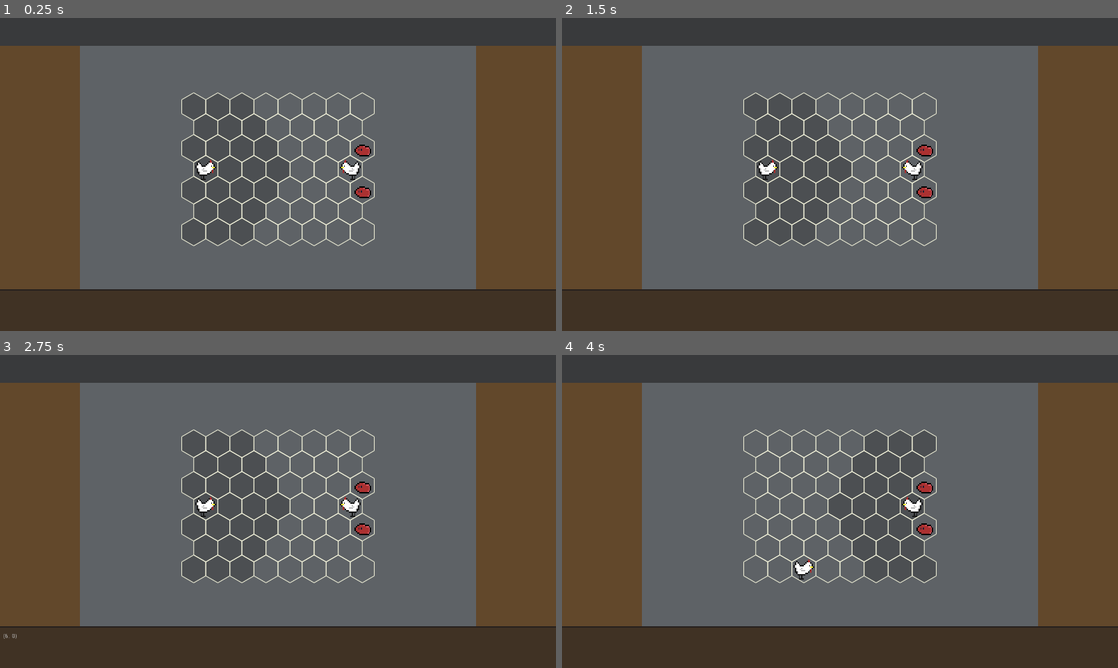
Above: before the commit, frames 1-4 (two rows, left to right).
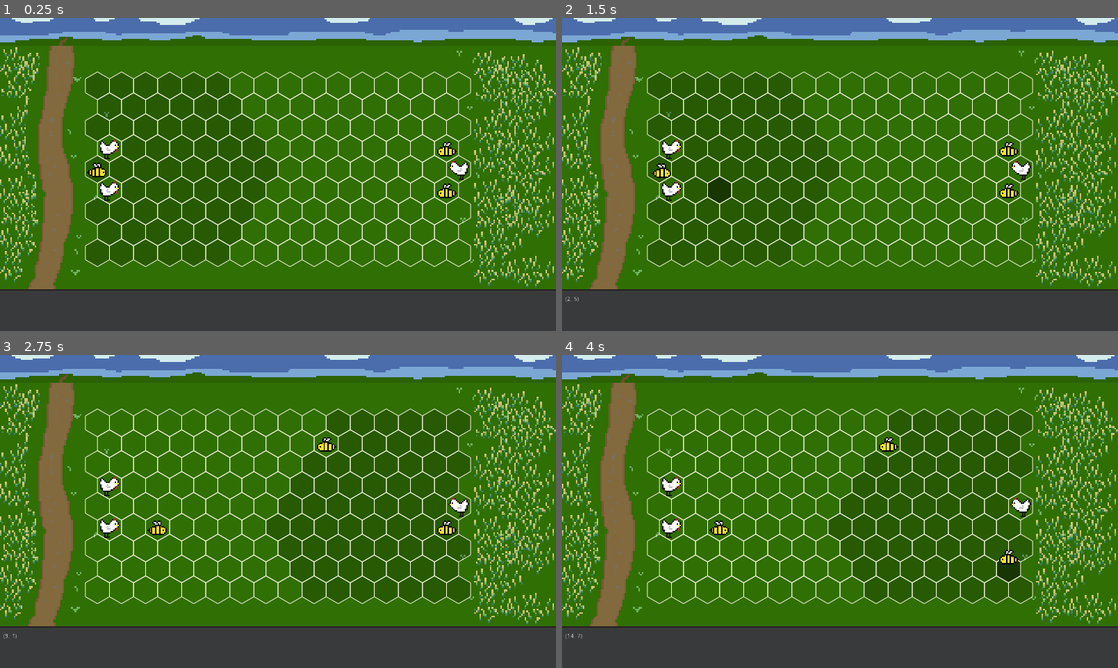
Above: after the commit, the same moments.

Repository: jerome-ceccato/HommLite
Game: Godot game, scene res://combat/CombatScene.tscn
Two runs of this game, one before a commit and one after it. Both use one fixed random seed, a clock stepped at 60 frames per second and the inputs below.
Inputs (mouse positions are in pixels of both pictures, inside the frame that each line leads up to):
- Up to frame 1 (0.25 s): no input
- Up to frame 2 (1.5 s): tap Enter at 0.5 s; move the mouse to (962, 158) at 0.52 s; tap Shift at 0.6, 1.35 s; click (962, 158) at 0.67 s; tap Space at 1.25 s; move the mouse to (728, 190) at 1.27 s; click (728, 190) at 1.42 s
- Up to frame 3 (2.75 s): move the mouse to (333, 442) at 2.02 s; tap Shift at 2.1 s; click (333, 442) at 2.17 s
- Up to frame 4 (4 s): move the mouse to (812, 574) at 2.77 s; tap Shift at 2.85, 3.6 s; click (812, 574) at 2.92 s; move the mouse to (1006, 558) at 3.52 s; click (1006, 558) at 3.67 s

The runs differ from the first frame. In frame 1, 86% of the frame differs, in the area x 0-100%, y 0-87%; in frame 2, 86%, in the area x 0-100%, y 0-91%; in frame 3, 86%; in frame 4, 86%.

Commit message:
Moved units into their own scene

Diff:
--- a/hommlite/assets/combat/active_outline.shader
+++ b/hommlite/assets/combat/active_outline.shader
@@ -1,31 +1,34 @@
 shader_type canvas_item;
 render_mode unshaded;
 
-uniform bool Smooth = true;
+uniform bool enabled = false;
+uniform bool is_smooth = true;
 uniform float width : hint_range(0.0, 16) = 1.0;
 uniform vec4 outline_color : hint_color = vec4(0.0, 0.0, 0.0, 1.0);
 uniform int pixel_size : hint_range(1, 10) = 4;
 
 void fragment()
 {
-	vec2 unit = (1.0/float(pixel_size) ) / vec2(textureSize(TEXTURE, 0));
 	vec4 pixel_color = texture(TEXTURE, UV);
-	if (pixel_color.a == 0.0) {
-		pixel_color = outline_color;
-		pixel_color.a = 0.0;
-		for (float x = -ceil(width); x <= ceil(width); x++) {
-			for (float y = -ceil(width); y <= ceil(width); y++) {
-				if (texture(TEXTURE, UV + vec2(x*unit.x, y*unit.y)).a == 0.0 || (x==0.0 && y==0.0)) {
-					continue;
-				}
-				if (Smooth) {
-					pixel_color.a += outline_color.a / (pow(x,2)+pow(y,2)) * (1.0-pow(2.0, -width));
-					if (pixel_color.a > 1.0) {
-						pixel_color.a = 1.0;
+	if (enabled) {
+		vec2 unit = (1.0/float(pixel_size) ) / vec2(textureSize(TEXTURE, 0));
+		if (pixel_color.a == 0.0) {
+			pixel_color = outline_color;
+			pixel_color.a = 0.0;
+			for (float x = -ceil(width); x <= ceil(width); x++) {
+				for (float y = -ceil(width); y <= ceil(width); y++) {
+					if (texture(TEXTURE, UV + vec2(x*unit.x, y*unit.y)).a == 0.0 || (x==0.0 && y==0.0)) {
+						continue;
 					}
-				} else {
-					pixel_color.a = outline_color.a;
-					return
+					if (is_smooth) {
+						pixel_color.a += outline_color.a / (pow(x,2)+pow(y,2)) * (1.0-pow(2.0, -width));
+						if (pixel_color.a > 1.0) {
+							pixel_color.a = 1.0;
+						}
+					} else {
+						pixel_color.a = outline_color.a;
+						return
+					}
 				}
 			}
 		}
--- a/hommlite/combat/CombatScene.gd
+++ b/hommlite/combat/CombatScene.gd
@@ -12,12 +12,14 @@
 func _ready():
 	left_army = _create_army([
 		UnitFactory.chicken(),
+		UnitFactory.bee(),
+		UnitFactory.chicken(),
 	])
 
 	right_army = _create_army([
-		UnitFactory.blob(),
+		UnitFactory.bee(),
 		UnitFactory.chicken(),
-		UnitFactory.blob(),
+		UnitFactory.bee(),
 	])
 
 	battle.setup_battle(left_army, right_army)
@@ -32,7 +34,7 @@
 		$UI/CombatArea/Grid/ActionGridHover,
 		$UI/CombatArea/Grid/UnitHoverMovementOverlay,
 		$UI/CellLabel,
-		$UI/Cursor
+		$UI/Cursor,
 		]:
 		ui_events.connect("mouse_moved", hover_listener, "_on_UI_mouse_moved")
 
@@ -42,6 +44,7 @@
 	for active_stack_listener in [
 		$UI/CombatArea/Grid/ActiveStackMovementOverlay,
 		$UI/CombatArea/VisibleUnits,
+		$UI/CombatArea/Grid,
 		]:
 		battle_events.connect("active_stack_changed", active_stack_listener, "_on_Battle_active_stack_changed")
 
--- a/hommlite/combat/CombatScene.tscn
+++ b/hommlite/combat/CombatScene.tscn
@@ -3,7 +3,7 @@
 [ext_resource path="res://combat/ui/CombatArea.gd" type="Script" id=1]
 [ext_resource path="res://assets/combat/bg.png" type="Texture" id=2]
 [ext_resource path="res://combat/ui/grid/GridBackground.gd" type="Script" id=3]
-[ext_resource path="res://combat/ui/units/VisibleUnits.gd" type="Script" id=4]
+[ext_resource path="res://combat/ui/stacks/VisibleUnits.gd" type="Script" id=4]
 [ext_resource path="res://combat/ui/UI.gd" type="Script" id=5]
 [ext_resource path="res://combat/CombatScene.gd" type="Script" id=6]
 [ext_resource path="res://combat/logic/Battle.gd" type="Script" id=7]
@@ -32,8 +32,6 @@
 
 [node name="BattleGrid" type="Node" parent="Battle"]
 script = ExtResource( 13 )
-rows = 7
-cols = 7
 
 [node name="BattleQueue" type="Node" parent="Battle"]
 script = ExtResource( 11 )
--- a/hommlite/combat/data/UnitFactory.gd
+++ b/hommlite/combat/data/UnitFactory.gd
@@ -1,9 +1,7 @@
 class_name UnitFactory
-
 
 static func chicken() -> UnitData:
 	return UnitData.new("chicken", 3, 3)
 
-
-static func blob() -> UnitData:
-	return UnitData.new("blob", 2, 2)
+static func bee() -> UnitData:
+	return UnitData.new("bee", 7, 7)
--- a/hommlite/combat/ui/grid/Grid.gd
+++ b/hommlite/combat/ui/grid/Grid.gd
@@ -26,6 +26,10 @@
 	active_stack_overlay.setup(hexgrid, battle)
 
 
+func _on_Battle_active_stack_changed(stack: BattleStack):
+	events.emit_signal("mouse_moved", _get_current_state())
+
+
 func _input(event):
 	if event is InputEventMouseButton:
 		if event.pressed and event.button_index == BUTTON_LEFT:
--- /dev/null
+++ b/hommlite/combat/ui/stacks/StackContainer.gd
@@ -0,0 +1,37 @@
+class_name StackContainer
+extends Node2D
+
+onready var sprite: Sprite = $Sprite
+onready var _tween: Tween = $Tween
+
+var stack: BattleStack
+
+
+func setup_with_stack(_stack: BattleStack):
+	stack = _stack
+	if stack.side == stack.Side.RIGHT:
+		sprite.flip_h = true
+
+
+func set_active(active: bool):
+	sprite.material.set_shader_param("enabled", active)
+
+
+func animate_to_position(pos: Vector2) -> float:
+	var duration = 0.5
+	_tween.interpolate_property(
+		sprite,
+		"position",
+		sprite.position,
+		pos,
+		duration,
+		Tween.TRANS_SINE,
+		Tween.EASE_IN_OUT
+	)
+	_tween.start()
+	return duration
+
+
+func animate_death() -> float:
+	sprite.visible = false
+	return 0.0
--- /dev/null
+++ b/hommlite/combat/ui/stacks/VisibleUnits.gd
@@ -0,0 +1,66 @@
+extends Node2D
+
+var battle: Battle
+var containers: Array # [StackContainer]
+
+var active_container: StackContainer
+
+
+func setup_units(battle: Battle):
+	self.battle = battle
+
+	containers = []
+	for battle_stack in battle.state.all_stacks():
+		containers.append(_load_sprite(battle_stack))
+
+
+func reposition(grid: HexGrid):
+	for container in containers:
+		container.sprite.position = grid.get_cell_at_coords(container.stack.coordinates).center
+
+
+func move_stack(grid: HexGrid, stack: BattleStack) -> float:
+	var container = _container_for_bstack(stack)
+	if container != null:
+		return container.animate_to_position(grid.get_cell_at_coords(stack.coordinates).center)
+	return 0.0
+
+
+func remove_stack(grid: HexGrid, stack: BattleStack) -> float:
+	var container = _container_for_bstack(stack)
+	if container != null:
+		return container.animate_death()
+	return 0.0
+
+
+func _on_Battle_active_stack_changed(stack: BattleStack):
+	_update_active_stack(stack)
+
+
+func _update_active_stack(battle_stack: BattleStack):
+	if active_container != null:
+		active_container.set_active(false)
+		active_container = null
+
+	var container = _container_for_bstack(battle_stack)
+	if container != null:
+		container.set_active(true)
+		active_container = container
+
+
+func _load_sprite(battle_stack: BattleStack) -> StackContainer:
+	var container: StackContainer = _scene_for_unit(battle_stack.stack.unit).instance()
+	add_child(container)
+	container.setup_with_stack(battle_stack)
+	return container
+
+
+func _scene_for_unit(unit: UnitData):
+	return load("res://combat/ui/stacks/units/%s.tscn" % unit.id)
+
+
+func _container_for_bstack(bstack: BattleStack) -> StackContainer:
+	for item in containers:
+		if item.stack.id == bstack.id:
+			return item
+	return null
--- /dev/null
+++ b/hommlite/combat/ui/stacks/units/bee.tscn
@@ -0,0 +1,25 @@
+[gd_scene load_steps=5 format=2]
+
+[ext_resource path="res://assets/combat/units/bee.png" type="Texture" id=1]
+[ext_resource path="res://assets/combat/active_outline.shader" type="Shader" id=3]
+[ext_resource path="res://combat/ui/stacks/StackContainer.gd" type="Script" id=4]
+
+[sub_resource type="ShaderMaterial" id=1]
+resource_local_to_scene = true
+shader = ExtResource( 3 )
+shader_param/enabled = false
+shader_param/is_smooth = false
+shader_param/width = 1.0
+shader_param/outline_color = Color( 1, 1, 0, 1 )
+shader_param/pixel_size = 4
+
+[node name="Container" type="Node2D"]
+script = ExtResource( 4 )
+
+[node name="Sprite" type="Sprite" parent="."]
+material = SubResource( 1 )
+scale = Vector2( 3, 3 )
+z_index = 1
+texture = ExtResource( 1 )
+
+[node name="Tween" type="Tween" parent="."]
--- /dev/null
+++ b/hommlite/combat/ui/stacks/units/chicken.tscn
@@ -0,0 +1,25 @@
+[gd_scene load_steps=5 format=2]
+
+[ext_resource path="res://assets/combat/units/chicken.png" type="Texture" id=2]
+[ext_resource path="res://assets/combat/active_outline.shader" type="Shader" id=3]
+[ext_resource path="res://combat/ui/stacks/StackContainer.gd" type="Script" id=4]
+
+[sub_resource type="ShaderMaterial" id=1]
+resource_local_to_scene = true
+shader = ExtResource( 3 )
+shader_param/enabled = false
+shader_param/is_smooth = false
+shader_param/width = 1.0
+shader_param/outline_color = Color( 1, 1, 0, 1 )
+shader_param/pixel_size = 4
+
+[node name="Container" type="Node2D"]
+script = ExtResource( 4 )
+
+[node name="Sprite" type="Sprite" parent="."]
+material = SubResource( 1 )
+scale = Vector2( 3, 3 )
+z_index = 1
+texture = ExtResource( 2 )
+
+[node name="Tween" type="Tween" parent="."]
--- a/hommlite/combat/ui/units/VisibleUnits.gd
+++ /dev/null
@@ -1,99 +0,0 @@
-extends Node2D
-
-var battle: Battle
-var stacks: Array # [VisualStack]
-
-var active_stack: VisualStack
-var active_unit_shader: ShaderMaterial
-
-
-func _ready():
-	var shader = ShaderMaterial.new()
-	shader.shader = load("res://assets/combat/active_outline.shader")
-	shader.set_shader_param("width", 2.0)
-	shader.set_shader_param("outline_color", Color.yellow)
-	active_unit_shader = shader
-
-
-func setup_units(battle: Battle):
-	self.battle = battle
-
-	stacks = []
-	for battle_stack in battle.state.all_stacks():
-		stacks.append(_create_sprite(battle_stack))
-
-
-func reposition(grid: HexGrid):
-	for sprite in stacks:
-		sprite.position = grid.get_cell_at_coords(sprite.stack.coordinates).center
-
-
-func move_stack(grid: HexGrid, stack: BattleStack) -> float:
-	for sprite in stacks:
-		if sprite.stack.id == stack.id:
-			_move_animated(sprite, grid.get_cell_at_coords(stack.coordinates).center)
-	return 0.5
-
-
-func remove_stack(grid: HexGrid, stack: BattleStack) -> float:
-	for sprite in stacks:
-		if sprite.stack.id == stack.id:
-			sprite.visible = false
-	return 0.001
-
-
-func _move_animated(sprite: VisualStack, destination: Vector2):
-	var tween = Tween.new()
-	add_child(tween)
-
-	var _property = "position"
-	var _initial_value = sprite.position
-	var _final_value = destination
-	var _duration = 0.5 # in seconds
-	var _transition_type = Tween.TRANS_SINE
-	var _ease_type = Tween.EASE_IN_OUT
-	tween.interpolate_property(
-		sprite,
-		_property,
-		_initial_value,
-		_final_value,
-		_duration,
-		_transition_type,
-		_ease_type
-	)
-	tween.start()
-
-func _on_Battle_active_stack_changed(stack: BattleStack):
-	_update_active_stack(stack)
-
-
-func _update_active_stack(battle_stack: BattleStack):
-	if active_stack != null:
-		active_stack.material = null
-		active_stack = null
-	active_stack = _vstack_for_bstack(battle_stack)
-	if active_stack != null:
-		active_stack.material = active_unit_shader
-
-
-func _create_sprite(battle_stack: BattleStack) -> VisualStack:
-	var vstack := VisualStack.new()
-	vstack.stack = battle_stack
-	vstack.texture = _texture_for_unit(battle_stack.stack.unit)
-	vstack.flip_h = battle_stack.side
-	vstack.scale = Vector2(3,3)
-	vstack.offset = Vector2(0,0)
-	add_child(vstack)
-	return vstack
-
-
-func _texture_for_unit(unit: UnitData):
-	# TODO: Add cache
-	return load("res://assets/combat/%s.png" % unit.id)
-
-
-func _vstack_for_bstack(bstack: BattleStack) -> VisualStack:
-	for item in stacks:
-		if item.stack.id == bstack.id:
-			return item
-	return null
--- a/hommlite/combat/ui/units/VisualStack.gd
+++ /dev/null
@@ -1,6 +0,0 @@
-class_name VisualStack
-extends Sprite
-
-# A sprite with an associated stack
-
-var stack: BattleStack
--- a/hommlite/project.godot
+++ b/hommlite/project.godot
@@ -79,6 +79,11 @@
 "language": "GDScript",
 "path": "res://combat/logic/HexUtils.gd"
 }, {
+"base": "Node2D",
+"class": "StackContainer",
+"language": "GDScript",
+"path": "res://combat/ui/stacks/StackContainer.gd"
+}, {
 "base": "Reference",
 "class": "StackData",
 "language": "GDScript",
@@ -98,11 +103,6 @@
 "class": "UnitFactory",
 "language": "GDScript",
 "path": "res://combat/data/UnitFactory.gd"
-}, {
-"base": "Sprite",
-"class": "VisualStack",
-"language": "GDScript",
-"path": "res://combat/ui/units/VisualStack.gd"
 } ]
 _global_script_class_icons={
 "ArmyData": "",
@@ -119,11 +119,11 @@
 "HexCell": "",
 "HexGrid": "",
 "HexUtils": "",
+"StackContainer": "",
 "StackData": "",
 "UIEvents": "",
 "UnitData": "",
-"UnitFactory": "",
-"VisualStack": ""
+"UnitFactory": ""
 }
 
 [application]
Binary file changed: hommlite/assets/combat/bg.png
Binary file removed: hommlite/assets/combat/blob.png
Binary file added: hommlite/assets/combat/units/bee.png
Not shown, changed: hommlite/assets/combat/units/bee.png.import
Renamed: hommlite/assets/combat/chicken.png -> hommlite/assets/combat/units/chicken.png
Not shown, changed: hommlite/assets/combat/units/chicken.png.import
Not shown, changed: assets/bg.aseprite
Not shown, changed: assets/sheet.aseprite
